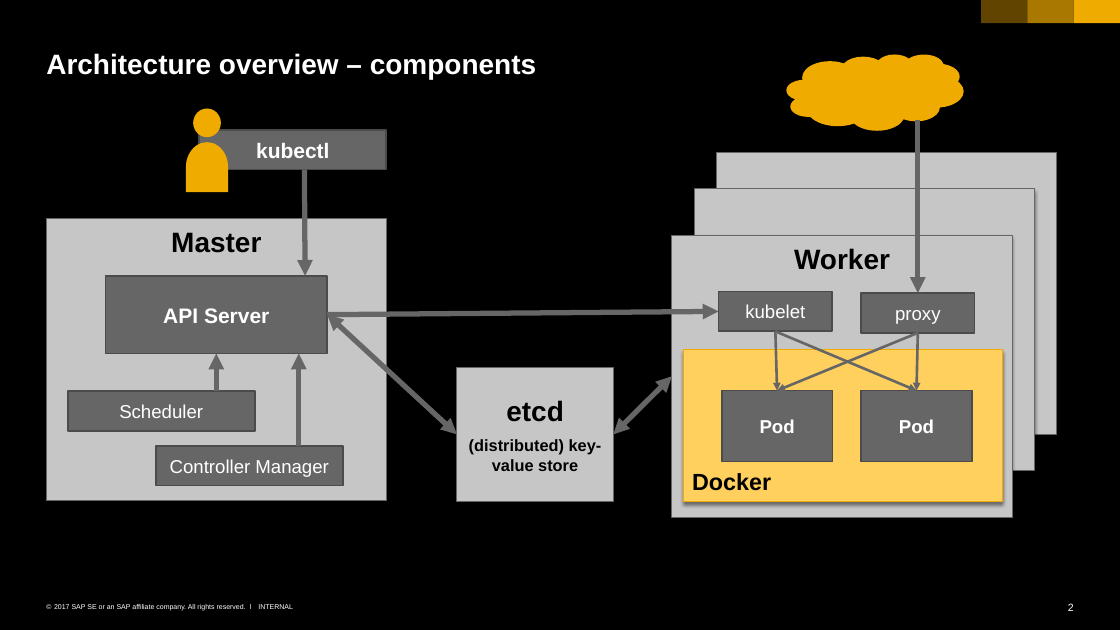
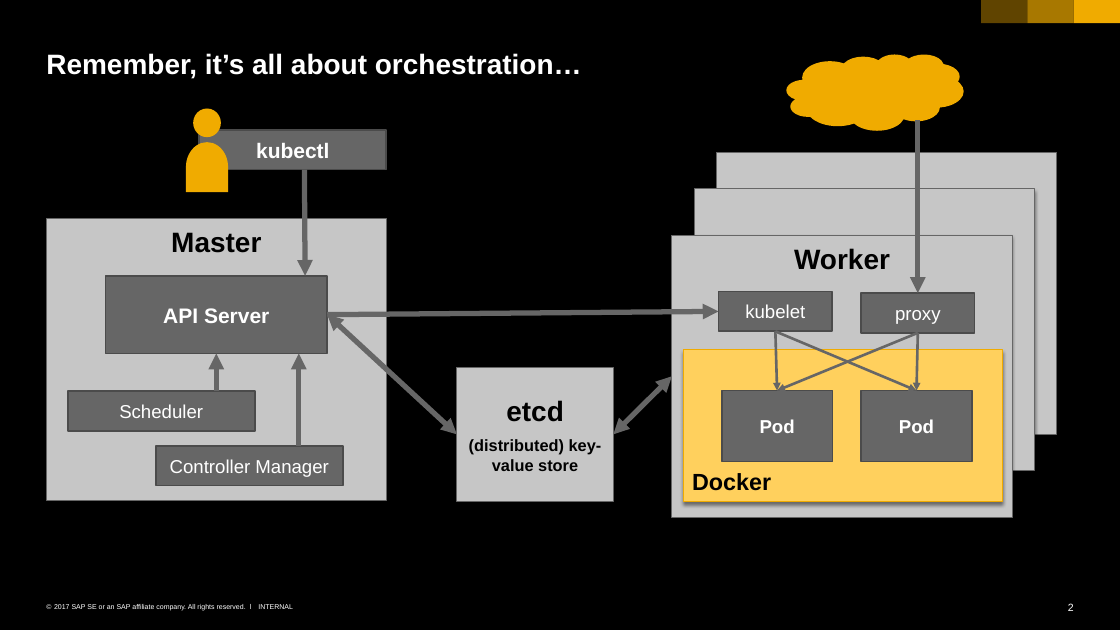
Before and after one commit to cuijiyao01/docker-k8s-training, a slide deck: slide 2 of kubernetes/02_namespaces_pods.pptx. Drawn at 1120x630 pixels with LibreOffice and Linux fonts; fonts in the diff are those of the drawing. Boxes give left, top, right and bottom in pixels: in the first picture for what was removed or moved away, otherwise in the second. Text is boxed around its words. In the diff, an @@ line names an element or a change of style, - is before the commit and + after.

```diff
--- a/kubernetes/02_namespaces_pods.pptx
+++ b/kubernetes/02_namespaces_pods.pptx
@@ title at (46, 53, 582, 79): text changed @@
-Architecture overview – components
+Remember, it’s all about orchestration…
```
Also in this commit, not shown: 1 other slide changed, 1 slide added, 6 other files.
